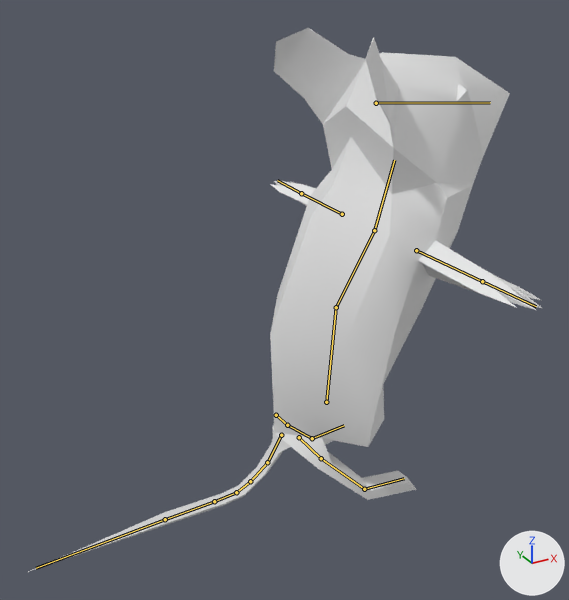
A saved change to the Blender file models/mouse.blend.
Rendered twice from a 50 mm camera at (-2.59, -3.73, 3.19) aimed at (-0.56, -0.04, 1.34). The axes (+X, +Y, +Z) are drawn at lower right. The lights are the same throughout. The bones that bend it are drawn over the model as lines.

The first picture shows 'mouse'.
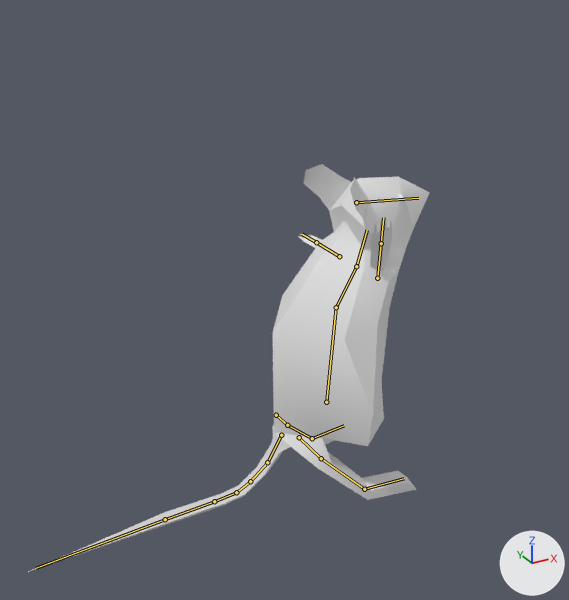
The newer file adds an action. The first version stands in its rest pose; the second is drawn at frame 16 of the action 'ArmatureAction.001'.

Pixel boxes [x1, y1, x2, y2] of what changed, in the pictures (569 x 600 px):
```json
{"object": "mouse", "change": "posed", "before": [28, 28, 542, 572], "after": [28, 164, 430, 572], "on screen": "22% narrower, 25% shorter"}
{"bone": "Bone.001", "before": "(336, 307) to (374, 230)", "after": "(336, 307) to (356, 266)"}
{"bone": "Bone.005", "before": "(416, 250) to (482, 281)", "after": "(377, 278) to (381, 243)"}
```

The change, as JSON lines over the scene's bpy script:
```json
{"block": "bone_bone_001", "where": "bone_bone_001 = bpy.data.objects['Armature'].pose.bones['Bone.001']  # child of 'Bone'"}
{"op": "set", "path": "bone_bone_001.scale", "old": "(1.0, 1.0, 1.0)", "new": "(0.53, 0.53, 0.53)"}
{"block": "bone_bone_005", "where": "bone_bone_005 = bpy.data.objects['Armature'].pose.bones['Bone.005']  # child of 'Bone.001'"}
{"op": "set", "path": "bone_bone_005.rotation_quaternion", "old": "(1.0, 0.0, 0.0, 0.0)", "new": "(0.826, 0.273, -0.013, 0.494)", "note": "degrees (0, 0, 0) -> degrees (27, -17, 58)"}
```
